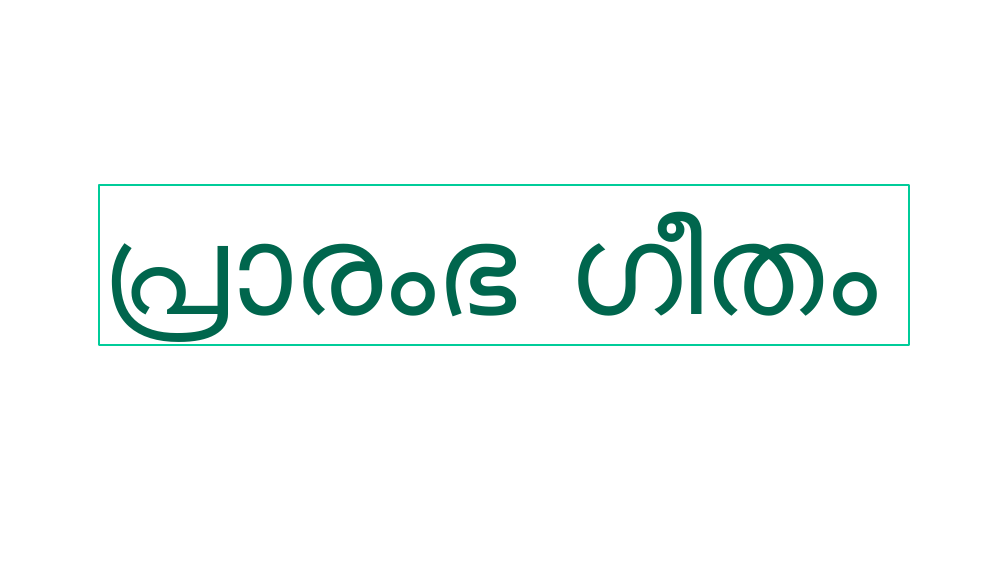
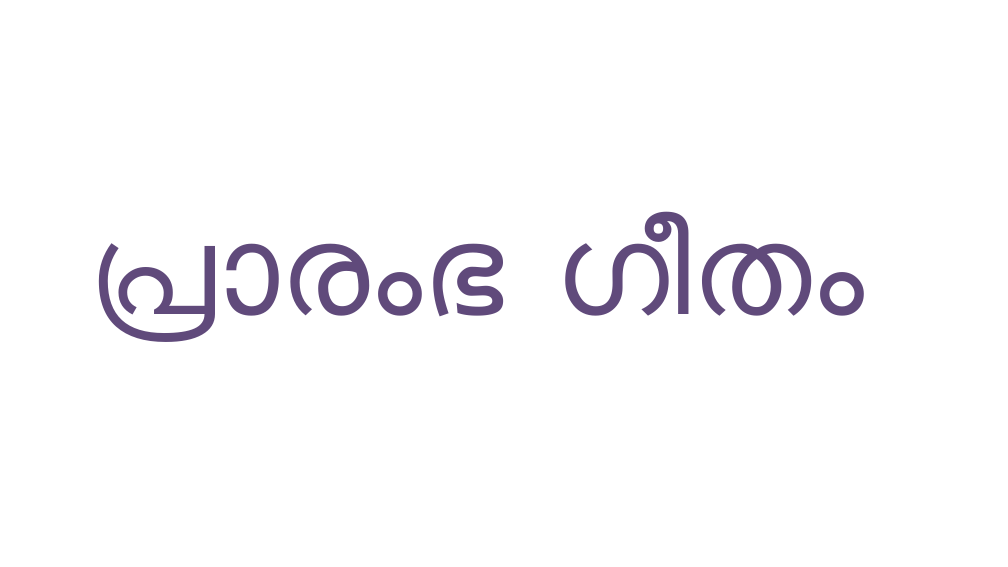
Before and after one commit to gijocode/Church_PPT_Utility, a slide deck: slide 2 of templates/malayalam_service_template.pptx. Drawn at 1008x567 pixels with LibreOffice and Linux fonts; fonts in the diff are those of the drawing; background and template pictures are left out. Boxes give left, top, right and bottom in pixels: in the first picture for what was removed or moved away, otherwise in the second. Text is boxed around its words. In the diff, an @@ line names an element or a change of style, - is before the commit and + after.

```diff
--- a/templates/malayalam_service_template.pptx
+++ b/templates/malayalam_service_template.pptx
@@ text "പ്രാരംഭ ഗീതം": place and size @@
-text "പ്രാരംഭ ഗീതം" at [99, 185, 910, 346]
+text "പ്രാരംഭ ഗീതം" at [89, 216, 864, 342]
@@ text "പ്രാരംഭ ഗീതം" at [89, 216, 864, 342]: text colour #00664D to #604A7B; outline #00CC99 2 pt to none @@
```
Also in this commit, not shown: 14 other slides changed, 1 other file.
